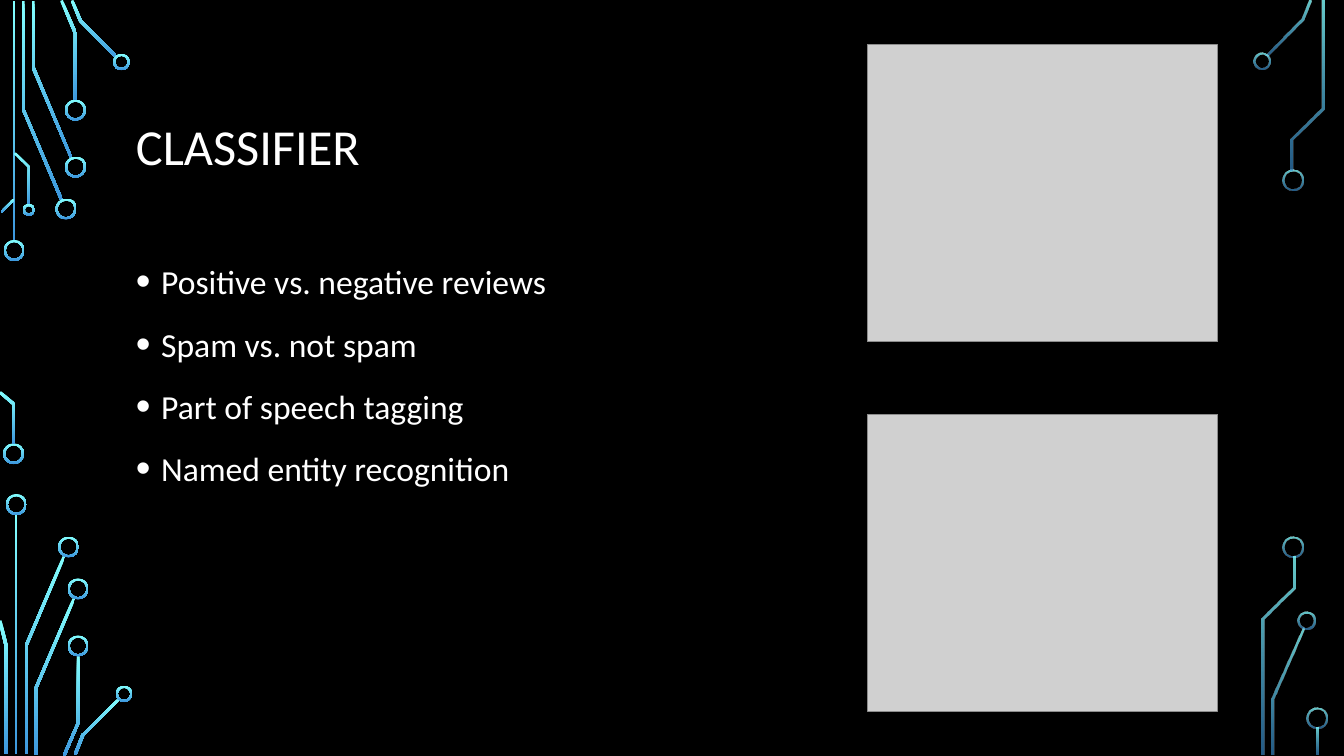
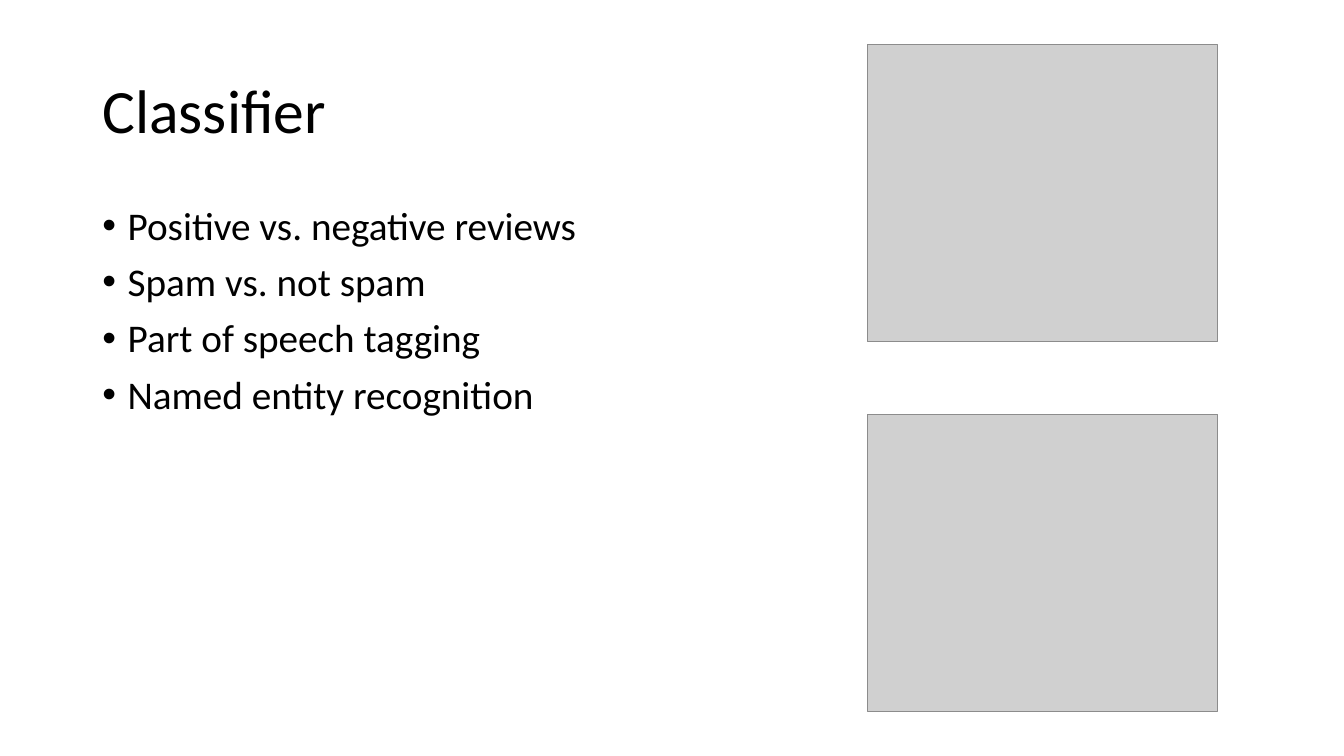
Before and after one commit to TomerVolk/NLP_2021_2022_Winter_Tutorials, a slide deck: slide 4 of Tutorial_01/NLP Course – 097215.pptx. Drawn at 1344x756 pixels with LibreOffice and Linux fonts; fonts in the diff are those of the drawing; grey boxes stand for pictures; background and template pictures are left out. Boxes give left, top, right and bottom in pixels: in the first picture for what was removed or moved away, otherwise in the second. Text is boxed around its words. In the diff, an @@ line names an element or a change of style, - is before the commit and + after.

```diff
--- a/Tutorial_01/NLP Course – 097215.pptx
+++ b/Tutorial_01/NLP Course – 097215.pptx
@@ background picture (left out) to #FFFFFF @@
@@ title at [102,90,325,134]: text changed; size 36 to 44 pt; text colour #FFFFFF to #000000 @@
-CLASSIFIER
+Classifier
@@ text "Positive vs. negative reviews": place and size @@
-text "Positive vs. negative reviews" at [161,270,546,487]
+text "Positive vs. negative reviews" at [128,213,576,416]
@@ text "Positive vs. negative reviews" at [128,213,576,416]: size 24 to 28 pt, text colour #FFFFFF to #000000; line spacing 1.2 to 0.9 @@
@@ group removed at [0,0,1328,756]: 33 freeform shapes, 3 rectangles @@
```
Also in this commit, not shown: 4 other slides changed, 8 other files.
